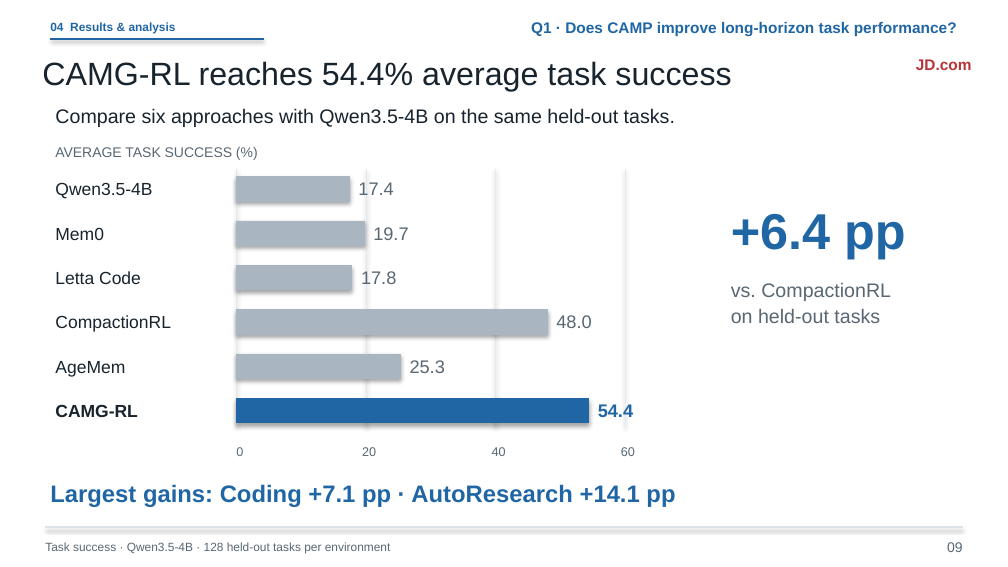
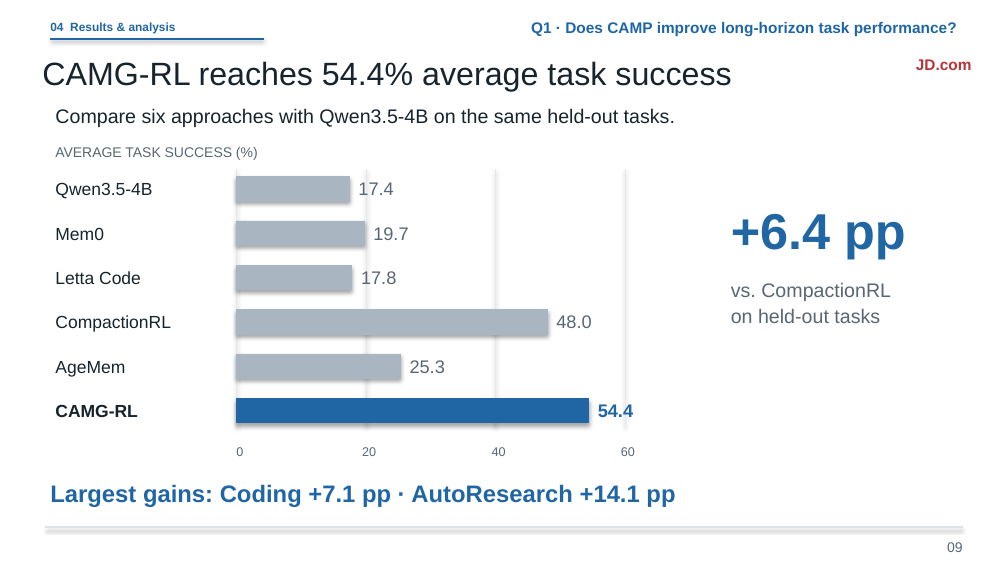
Before and after one commit to liruiluo/agentmemorygym, a slide deck: slide 9 of assets/slides/coding-agent-memory-post-training-slides.pptx. Drawn at 1008x567 pixels with LibreOffice and Linux fonts; fonts in the diff are those of the drawing. Boxes give left, top, right and bottom in pixels: in the first picture for what was removed or moved away, otherwise in the second. Text is boxed around its words. In the diff, an @@ line names an element or a change of style, - is before the commit and + after.

```diff
--- a/assets/slides/coding-agent-memory-post-training-slides.pptx
+++ b/assets/slides/coding-agent-memory-post-training-slides.pptx
@@ text removed at [45, 542, 391, 554] @@
-Task success · Qwen3.5-4B · 128 held-out tasks per environment
```
Also in this commit, not shown: 7 other slides changed, 9 other files.
